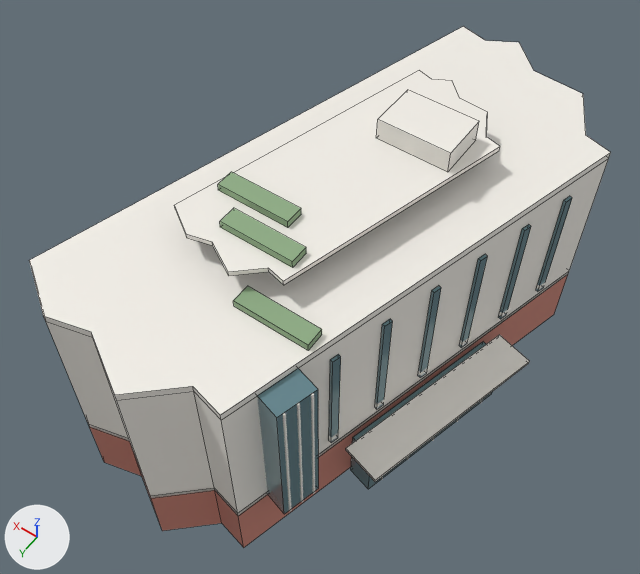
One commit to the Blender file assets/models/lui.blend: the scene before it, then after it.
Rendered twice from a camera (50 mm lens) standing at (-24.6, 37.8, 67.1) and looking at (0.8, 2.3, 11.3). Lighting does not change. The marker at lower left points along +X, +Y and +Z. The first picture is the older version. Mesh edges are drawn as thin lines on the coarser meshes.

The first picture shows 'LCW_atrium', 'LCW_canopy', 'LCW_corner_glass', 'LCW_planter_0', 'LCW_planter_1', 'LCW_planter_2', 'LCW_podium', 'LCW_roof', 'LCW_roof_plant', 'LCW_roof_slab', 'LCW_slit_1', 'LCW_tower' and 13 more.
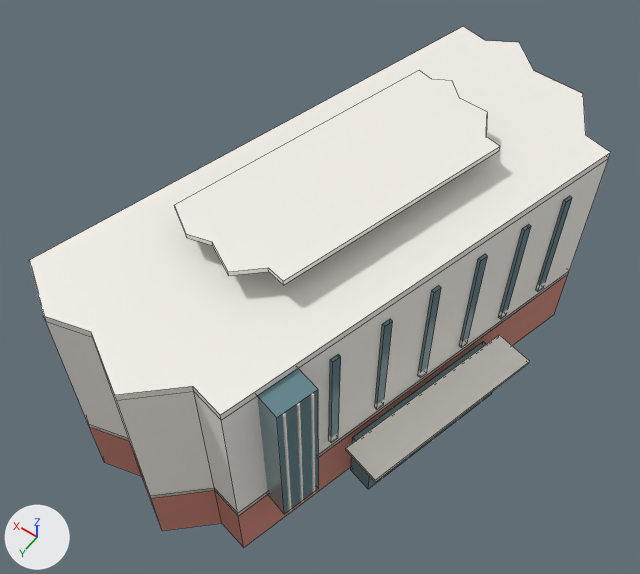
Pixel boxes (x1, y1, x2, y2) of what changed, in the pictures (640 x 574 px):
'LCW_roof_plant', deleted: before (376, 90, 479, 172)
'LCW_planter_0', deleted: before (233, 286, 322, 350)
'LCW_planter_1', deleted: before (220, 208, 306, 268)
'LCW_planter_2', deleted: before (218, 172, 301, 228)

Patch to the scene script:
```diff
--- a/assets/models/lui.blend.py
+++ b/assets/models/lui.blend.py
@@ ob_lcw_planter_0 @@
-ob_lcw_planter_0 = bpy.data.objects.new('LCW_planter_0', me_cube_018)
-ob_lcw_planter_0.location = (-2.8, 12.02, 20.9)
-ob_lcw_planter_0.scale = (6.0, 1.5, 0.6)
@@ ob_lcw_planter_1 @@
-ob_lcw_planter_1 = bpy.data.objects.new('LCW_planter_1', me_cube_019)
-ob_lcw_planter_1.location = (0.9, 8.61, 23.1)
-ob_lcw_planter_1.scale = (6.0, 1.5, 0.6)
@@ ob_lcw_planter_2 @@
-ob_lcw_planter_2 = bpy.data.objects.new('LCW_planter_2', me_cube_020)
-ob_lcw_planter_2.location = (3.2, 6.02, 23.1)
-ob_lcw_planter_2.scale = (6.0, 1.5, 0.6)
@@ ob_lcw_roof_plant @@
-ob_lcw_roof_plant = bpy.data.objects.new('LCW_roof_plant', me_cube_021)
-ob_lcw_roof_plant.location = (-2.8, -5.98, 23.7)
-ob_lcw_roof_plant.scale = (6.0, 4.0, 1.8)
```
